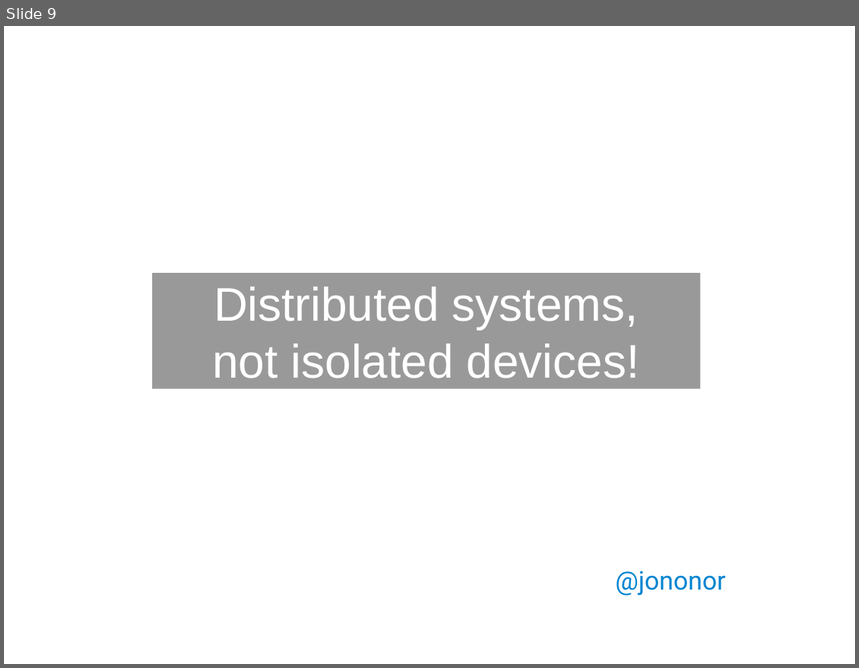
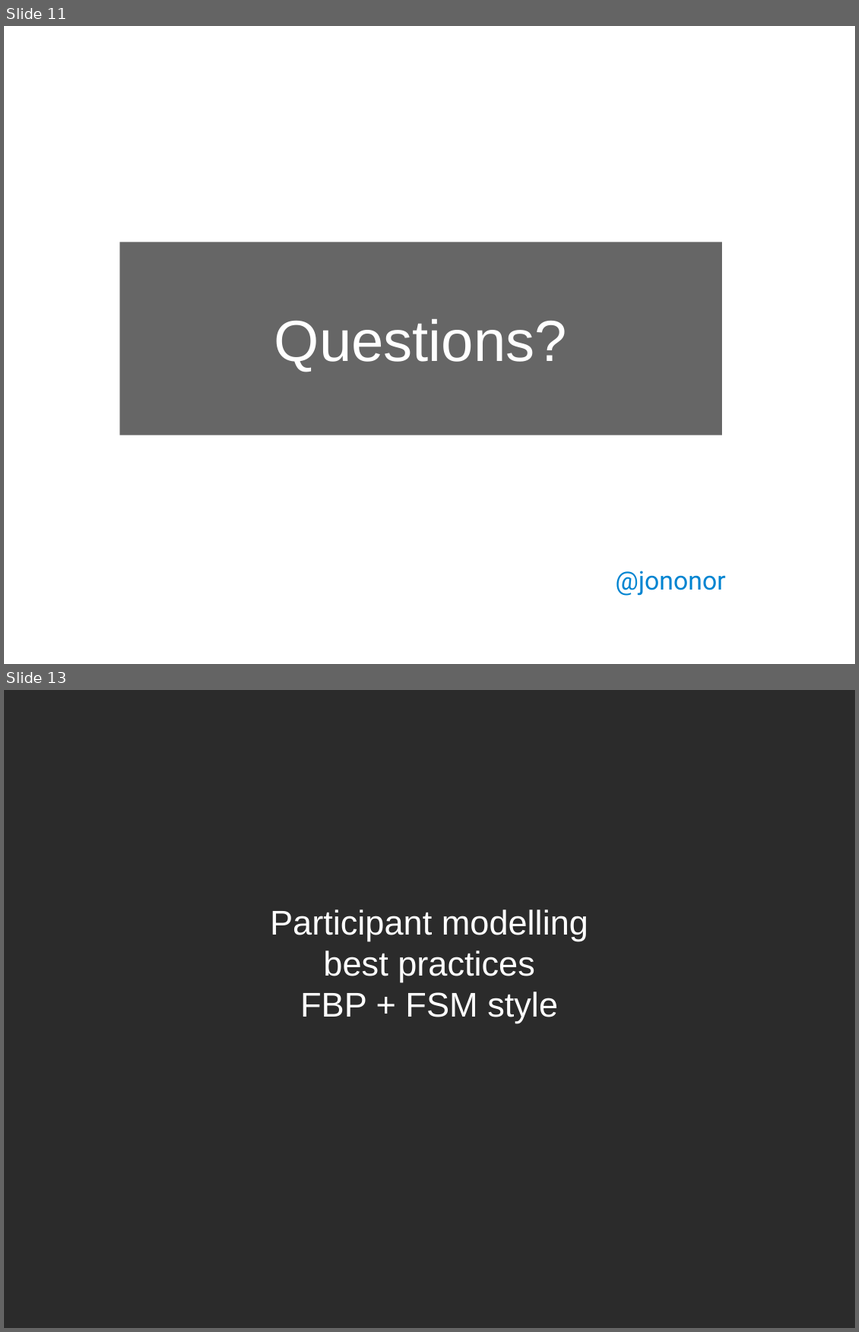
Before and after one commit to msgflo/msgflo, a slide deck: doc/fosdem2017/slides.odp. Shown one above the other, each under a label of ours: slide 9 before the commit, slides 11 and 13 after it; the slides between them are not shown. The pictures are 859x668 and 859x1332 pixels, drawn with LibreOffice and Linux fonts; fonts in the diff are those of the drawing; background and template pictures are left out; a plain dark background stands for a picture behind light text. Boxes give left, top, right and bottom in pixels: in the first picture for what was removed or moved away, otherwise in the second. Text is boxed around its words. In the diff, an @@ line names an element or a change of style, - is before the commit and + after.

```diff
--- a/doc/fosdem2017/slides.odp
+++ b/doc/fosdem2017/slides.odp
@@ slide 13 added at (4, 690, 855, 1328), background picture (left out) @@
@@ subtitle added at (270, 910, 588, 1024), 32 pt, text #FFFFFF @@
+Participant modelling
+best practices
+FBP + FSM style
@@ what was slide 9 is now slide 11 @@
@@ slide 11 changed as well @@
@@ subtitle added at (120, 243, 722, 436), fill #000000 at 60% opacity, 54 pt, text #FFFFFF @@
+Questions?
@@ subtitle removed at (152, 273, 701, 389) @@
-Distributed systems,
-not isolated devices!
```
Also in this commit, not shown: 6 other slides changed, 6 other slides added, 2 slides removed, 2 other files.
